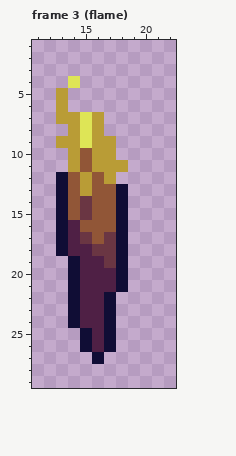
Pixel-art file: assets/props/Torch.aseprite. The first picture shows the starting point.
32x32 pixels, 3 frames. Shown: frame 3 (flame): x 11..22, y 1..29.
And afterwards:
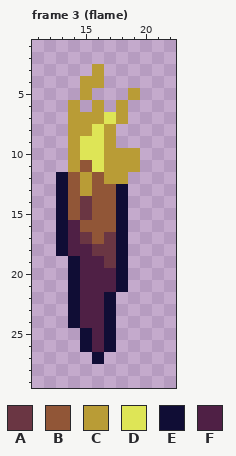
Palette (. is transparent): A #6a3643  B #915637  C #b99c36  D #dee556  E #100d35  F #4f2045
The exact change:
{"where": "frame 3 (flame)"}
{"frame":3,"y":3,"x":16,"old":".","new":"C"}
{"frame":3,"y":4,"x":14,"old":"D..","new":".CC"}
{"frame":3,"y":5,"x":13,"old":"C","new":"."}
{"frame":3,"y":5,"x":15,"old":".","new":"C"}
{"frame":3,"y":5,"x":19,"old":".","new":"C"}
{"frame":3,"y":6,"x":13,"old":"C.","new":".C"}
{"frame":3,"y":6,"x":16,"old":".","new":"C"}
{"frame":3,"y":6,"x":18,"old":".","new":"C"}
{"frame":3,"y":7,"x":13,"old":"C","new":"."}
{"frame":3,"y":7,"x":15,"old":"D","new":"C"}
{"frame":3,"y":7,"x":17,"old":"..","new":"DC"}
{"frame":3,"y":8,"x":15,"old":"DC.","new":"CDC"}
{"frame":3,"y":9,"x":13,"old":"C","new":"."}
{"frame":3,"y":9,"x":16,"old":"C","new":"D"}
{"frame":3,"y":10,"x":15,"old":"BC","new":"DD"}
{"frame":3,"y":10,"x":18,"old":"..","new":"CC"}
{"frame":3,"y":11,"x":16,"old":"C","new":"D"}
{"frame":3,"y":11,"x":19,"old":".","new":"C"}
{"frame":3,"y":12,"x":18,"old":".","new":"C"}
{"label":"changed","picture_box":[56,64,140,184]}
